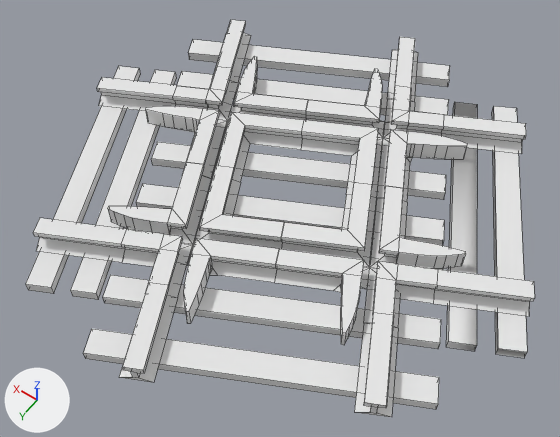
What one commit did to the OBJ model models/advtrains_dtrack_xing_tieless_st_60.obj.
Rendered twice from a camera (50 mm lens) standing at (-1.39, 2.05, 2.47) and looking at (-0.02, 0.14, -0.54). The lights are fixed; the arrows at lower left show +X, +Y and +Z. Mesh edges are drawn as thin lines. Where no turn or scale is listed for an object, it has been applied to the vertices. Vertices at the same position are counted once.

Before the edit, the objects in view are built like this:
```python
me_dtrack_xing_st_60_sleepers_cube_004 = bpy.data.meshes.new('dtrack_xing_st_60.sleepers_Cube.004')
me_dtrack_xing_st_60_sleepers_cube_004.from_pydata(...)  # 96 vertices, 60 faces; spans x -1.32..1.32, y -1.26..1.26, z -0.51..-0.46
me_dtrack_xing_st_60_sleepers_cube_004.materials.append(mat_sleepers)  # white #e7e7e7
me_dtrack_xing_st_60_tracks_beziercurve_014 = bpy.data.meshes.new('dtrack_xing_st_60.tracks_BezierCurve.014')
me_dtrack_xing_st_60_tracks_beziercurve_014.from_pydata(...)  # 812 vertices, 540 faces, 8 loose edges; spans x -1.25..1.25, y -1.25..1.25, z -0.46..-0.36
me_dtrack_xing_st_60_tracks_beziercurve_014.materials.append(mat_rails)  # white #e7e7e7
# before: 0 (-0.16, 0.31, -0.44) at pixel (282, 242), 4 (-0.47, 0.16, -0.44) at pixel (357, 252), 5 (-0.55, 0.18, -0.46) at pixel (369, 267), 9 (-0.18, 0.37, -0.46), 20 (-0.21, 0.42, -0.44)
# before: 48 (-0.18, 0.37, -0.46), 50 (-0.52, 0.27, -0.44), 56 (-0.55, 0.19, -0.46) at pixel (369, 267), 619 (0.16, 0.47, -0.44) at pixel (208, 233), 620 (0.18, 0.55, -0.46) at pixel (193, 244)
ob_dtrack_xing_st_60_sleepers_cube_004 = bpy.data.objects.new('dtrack_xing_st_60.sleepers_Cube.004', me_dtrack_xing_st_60_sleepers_cube_004)
ob_dtrack_xing_st_60_sleepers_cube_004.location = (0.0, 0.0, 0.0)
ob_dtrack_xing_st_60_tracks_beziercurve_014 = bpy.data.objects.new('dtrack_xing_st_60.tracks_BezierCurve.014', me_dtrack_xing_st_60_tracks_beziercurve_014)
ob_dtrack_xing_st_60_tracks_beziercurve_014.location = (0.0, 0.0, 0.0)
```
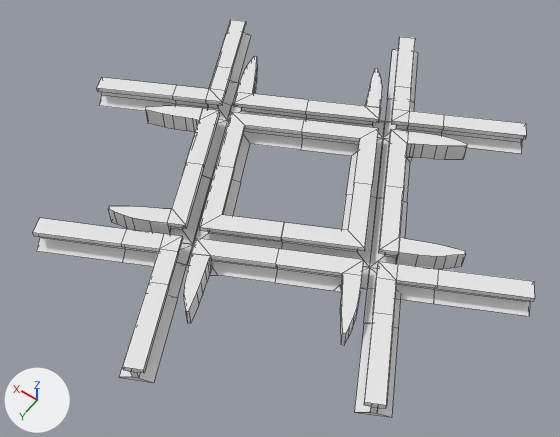
What changed in the scene script:
```text
Change me_dtrack_xing_st_60_tracks_beziercurve_014:
    where me_dtrack_xing_st_60_tracks_beziercurve_014.from_pydata(...)  # 812 vertices, 540 faces, 8 loose edges; spans x -1.25..1.25, y -1.25..1.25, z -0.46..-0.36
    used by ob_dtrack_xing_st_60_tracks_beziercurve_014; location = (0.0, 0.0, 0.0)
    verts and faces of me_dtrack_xing_st_60_tracks_beziercurve_014; kept vertices keep their numbers, new ones are numbered from 812
    remove me_dtrack_xing_st_60_tracks_beziercurve_014.materials.append(mat_rails)  # white #e7e7e7
    me_dtrack_xing_st_60_tracks_beziercurve_014 part 1
    add delete_faces([(20, 50, 56, 48), (0, 9, 5, 4), (0, 619, 620, 9)])
    add faces += [(9, 20, 50, 56), (0, 48, 5, 4), (0, 619, 620, 48)]
    add me_dtrack_xing_st_60_tracks_beziercurve_014.materials.append(mat_sleepers)  # white #e7e7e7
Remove ob_dtrack_xing_st_60_sleepers_cube_004:
    ob_dtrack_xing_st_60_sleepers_cube_004 = bpy.data.objects.new('dtrack_xing_st_60.sleepers_Cube.004', me_dtrack_xing_st_60_sleepers_cube_004)
    ob_dtrack_xing_st_60_sleepers_cube_004.location = (0.0, 0.0, 0.0)
```

Where the change shows, as pixel boxes [x1, y1, x2, y2] in the pictures (560 x 437 px; the box of a moved part takes in the faces that stretch with it):
'dtrack_xing_st_60.sleepers_Cube.004', deleted: before [26, 39, 527, 409]
part 1 of me_dtrack_xing_st_60_tracks_beziercurve_014, moved or reshaped: [193, 233, 369, 270] in both
